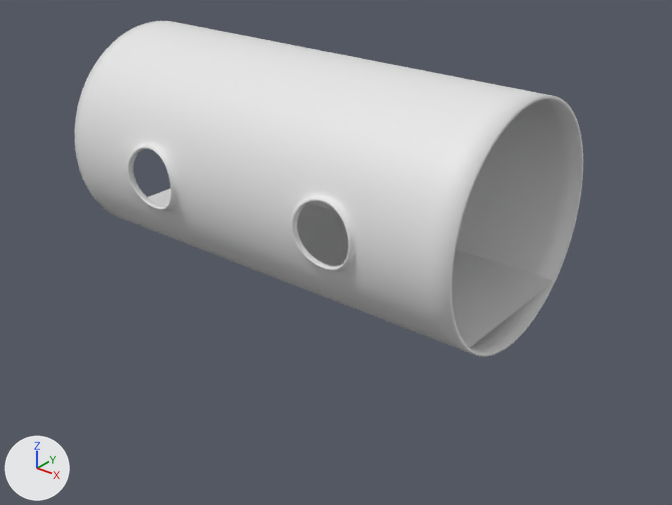
One commit to the Blender file Blender_Assets/straight_tube_2w.blend: the scene before it, then after it.
Before and after are seen from a 50 mm lens placed at (39.5, -47.2, 28.6), pointed at (-2.0, 4.6, -3.6). Arrows for +X, +Y and +Z are at lower left; the lights stay in place.
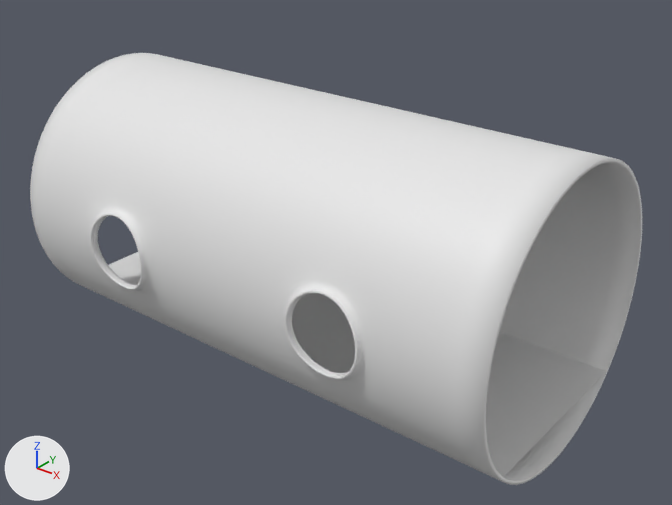
Where the newer file only moved an object's origin or applied its transform, the numbers keep the older frame.

Where the change shows, as pixel boxes [x1, y1, x2, y2] in the pictures (672 x 505 px):
'Circle.002', moved, rescaled (20% wider, 28% taller)
    before: [75, 21, 583, 357]
    after: [30, 53, 642, 485]
'Plane', reshaped (23% wider, 40% taller)
    before: [148, 188, 554, 348]
    after: [109, 252, 607, 477]

The change in detail:
me_circle_003 has 288 vertices, 244 faces and spans x -29.1..10.9, y 0.3..20.8, z -10.0..10.0.
me_circle_003 is used by ob_circle_002; location (0.02, -0.22, 0.0).
me_circle_003 part 1: the whole mesh is moved by (9.1, -10.8, 0.0).
me_plane has 4 vertices, 1 face and spans x -1.0..1.0, y -1.0..1.0, z 0.0.
me_plane is used by ob_plane; location (-9.02, 10.61, -7.02); scale (20.0, 6.8, 1.0).
Part 2, on me_plane:
Vertex 0 of me_plane moves from (-1.0, -1.0, 0.0) to (-0.55, -2.62, 0.03).
Vertex 1 of me_plane moves from (1.0, -1.0, 0.0) at pixel (468, 348) to (1.45, -2.62, 0.03) at pixel (503, 476).
Vertex 2 of me_plane moves from (-1.0, 1.0, 0.0) to (-0.55, -0.5, 0.03).
Vertex 3 of me_plane moves from (1.0, 1.0, 0.0) at pixel (555, 280) to (1.45, -0.5, 0.03) at pixel (607, 370).
Object 'Circle.002' (ob_circle_002) moves from (0.02, -0.22, 0.0) to (0.0, 0.0, 0.0).
Object 'Circle.002' (ob_circle_002) is rescaled from (1.0, 1.0, 1.0) to (1.0, 1.03, 1.03).
